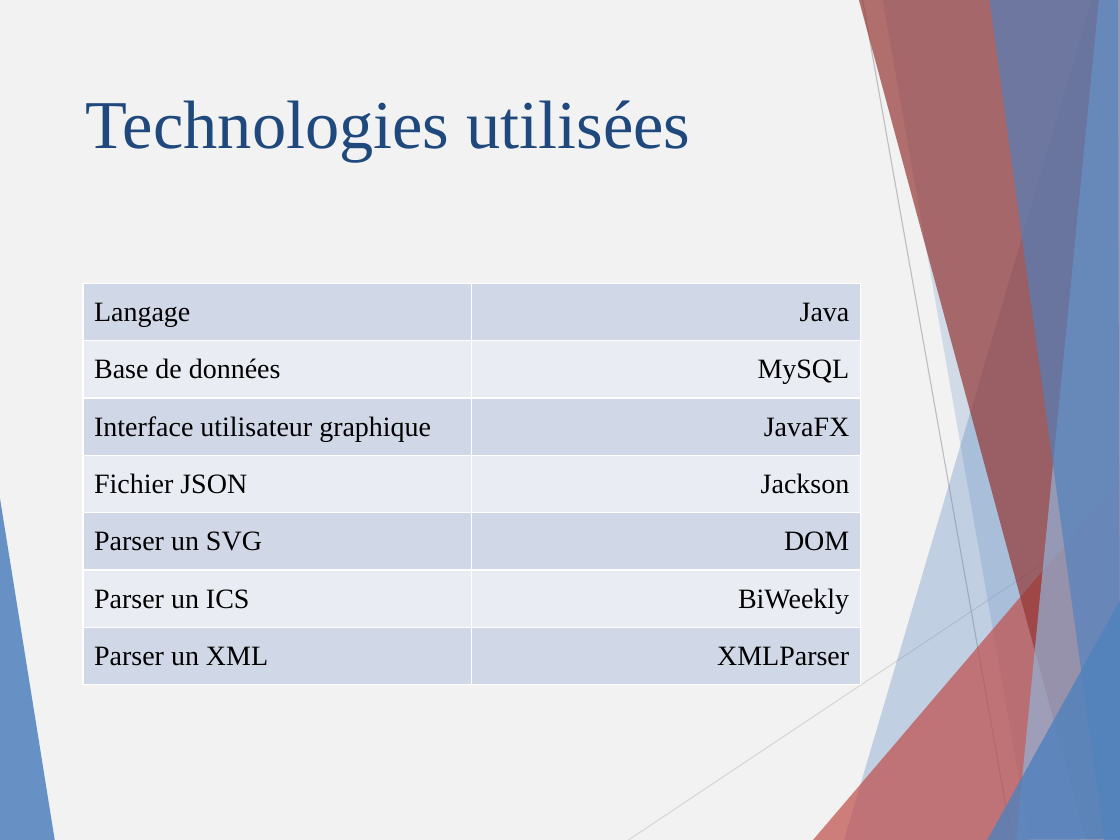
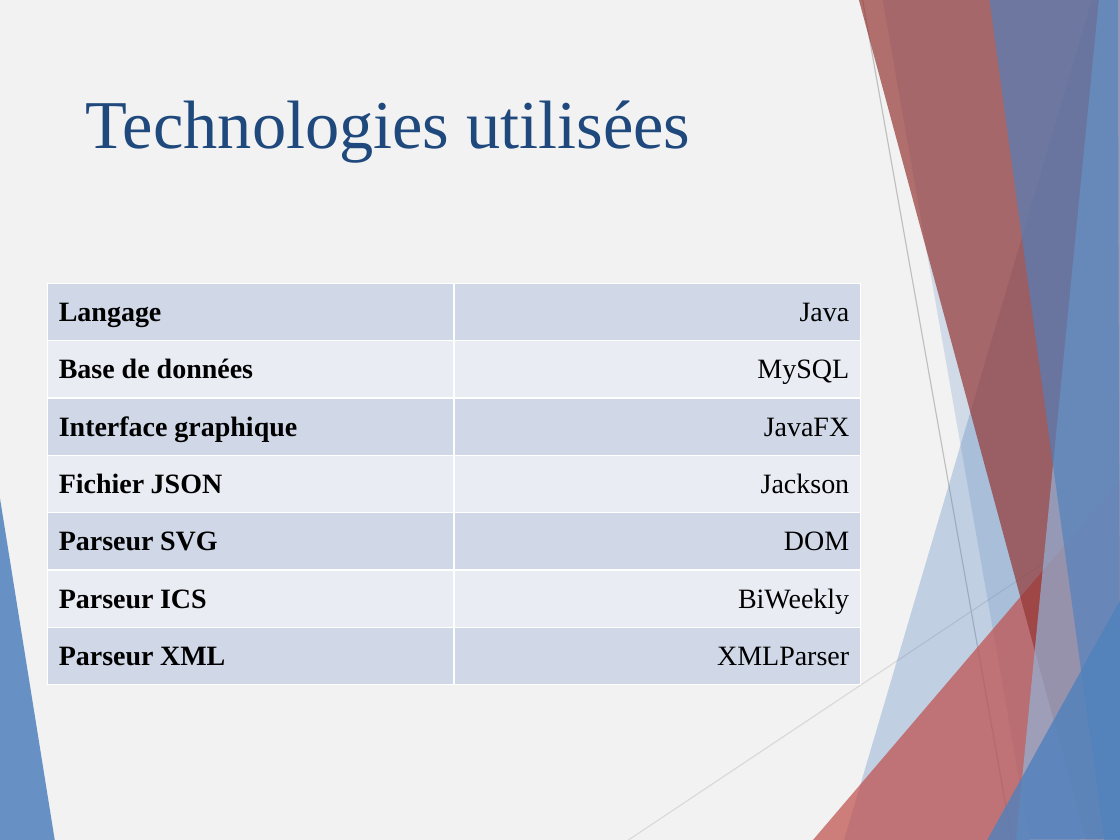
Before and after one commit to Nyahon/PRO, a slide deck: slide 4 of presentation/DARYLL.pptx (slide 3 before the commit). Drawn at 1120x840 pixels with LibreOffice and Linux fonts; fonts in the diff are those of the drawing. Boxes give left, top, right and bottom in pixels: in the first picture for what was removed or moved away, otherwise in the second. Text is boxed around its words. In the diff, an @@ line names an element or a change of style, - is before the commit and + after.

```diff
--- a/presentation/DARYLL.pptx
+++ b/presentation/DARYLL.pptx
@@ table at (48, 283, 861, 684) @@
-row 3, column 1: Interface utilisateur graphique
+row 3, column 1: Interface graphique
-row 5, column 1: Parser un SVG
+row 5, column 1: Parseur SVG
-row 6, column 1: Parser un ICS
+row 6, column 1: Parseur ICS
-row 7, column 1: Parser un XML
+row 7, column 1: Parseur XML
@@ bold on in "Langage", "Base de données", "Fichier JSON" @@
@@ table: place and size @@
-table at (83, 283, 860, 684)
+table at (48, 283, 861, 684)
```
Also in this commit, not shown: 8 other slides changed.
